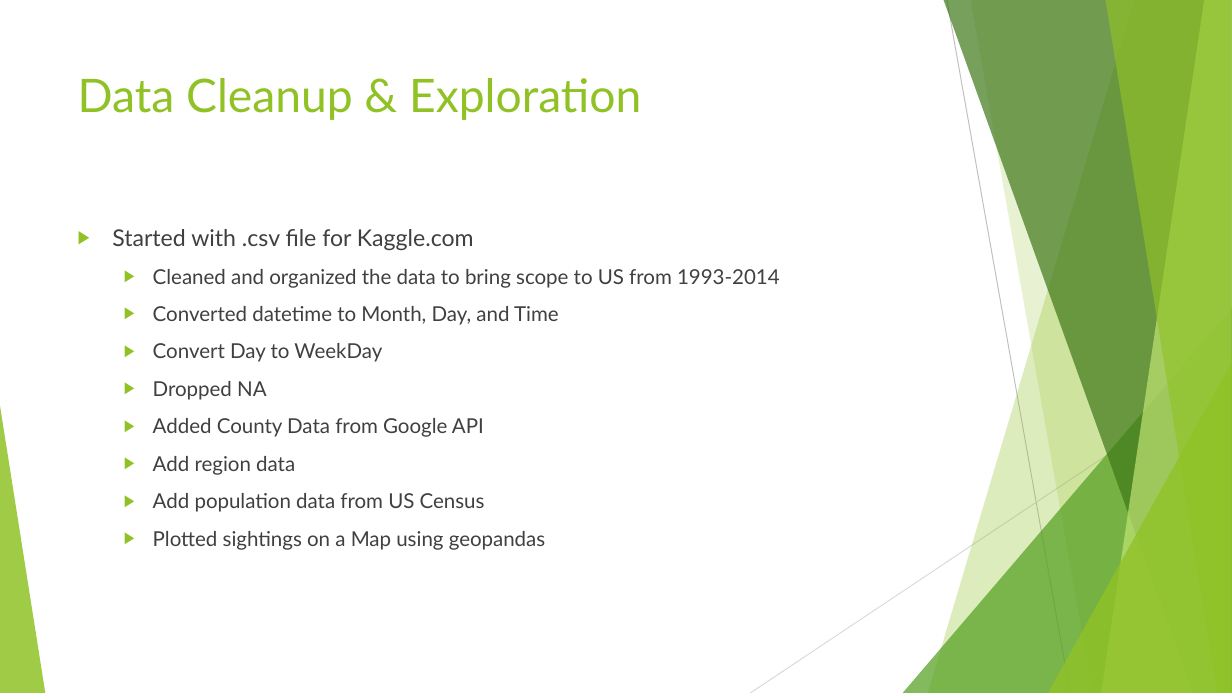
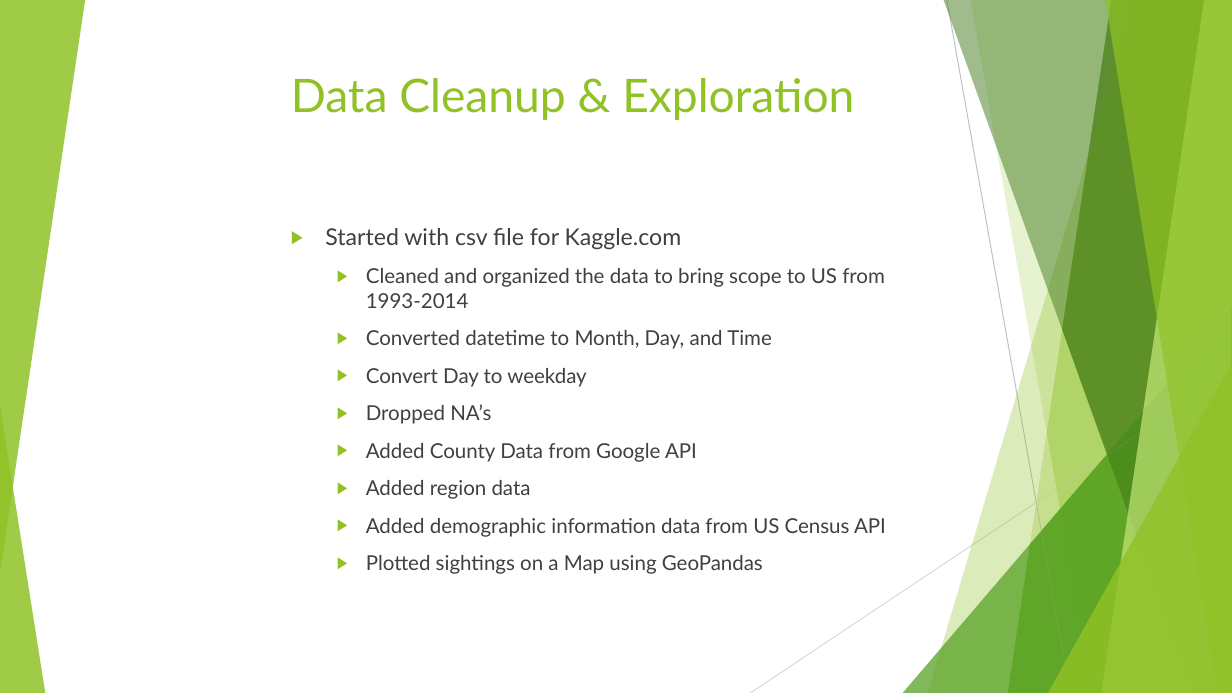
Before and after one commit to mmegancross/project-1-alien-analysis, a slide deck: slide 5 of I Believe An Alien Analysis.pptx. Drawn at 1232x693 pixels with LibreOffice and Linux fonts; fonts in the diff are those of the drawing; background and template pictures are left out. Boxes give left, top, right and bottom in pixels: in the first picture for what was removed or moved away, otherwise in the second. Text is boxed around its words. In the diff, an @@ line names an element or a change of style, - is before the commit and + after.

```diff
--- a/I Believe An Alien Analysis.pptx
+++ b/I Believe An Alien Analysis.pptx
@@ triangle added at bbox=[0, 0, 85, 573], fill #90C226 at 85% opacity @@
@@ parallelogram added at bbox=[165, 0, 1112, 693], fill #FFFFFF at 94% opacity @@
@@ freeform shape added at bbox=[928, 0, 1232, 693], fill #90C226 at 30% opacity @@
@@ freeform shape added at bbox=[944, 0, 1232, 693], fill #3F7819 at 47% opacity @@
@@ line removed from (947, 0) to (1070, 693) @@
@@ line added from (947, 0) to (1070, 693), #BFBFBF 0.75 pt @@
@@ freeform shape added at bbox=[970, 0, 1232, 693], fill #90C226 at 20% opacity @@
@@ freeform shape added at bbox=[1102, 0, 1232, 693], fill #C0E474 at 70% opacity @@
@@ freeform shape added at bbox=[1105, 0, 1232, 693], fill #90C226 at 65% opacity @@
@@ title "Data Cleanup & Exploration": place and size @@
-title "Data Cleanup & Exploration" at bbox=[78, 78, 641, 120]
+title "Data Cleanup & Exploration" at bbox=[291, 78, 854, 120]
@@ text "Started with csv file for ...": place and size @@
-text "Started with csv file for ..." at bbox=[112, 229, 780, 550]
+text "Started with csv file for ..." at bbox=[325, 228, 886, 574]
@@ text at bbox=[325, 228, 682, 249]: text changed @@
-▶ Started with .csv file for Kaggle.com
+▶ Started with csv file for Kaggle.com
@@ triangle added at bbox=[903, 308, 1232, 693], fill #54A021 at 72% opacity @@
@@ text at bbox=[366, 368, 586, 424]: text changed @@
-  ▶ Convert Day to WeekDay
-  ▶ Dropped NA
+  ▶ Convert Day to weekday
+  ▶ Dropped NA’s
@@ line removed from (1232, 372) to (750, 693) @@
@@ line added from (1232, 372) to (750, 693), #D9D9D9 0.75 pt @@
@@ triangle added at bbox=[1048, 363, 1232, 693], fill #90C226 at 80% opacity @@
@@ text at bbox=[366, 480, 886, 574]: text changed @@
-  ▶ Add region data
-  ▶ Add population data from US Census
-  ▶ Plotted sightings on a Map using geopandas
+  ▶ Added region data
+  ▶ Added demographic information data from US Census API
+  ▶ Plotted sightings on a Map using GeoPandas
```
Also in this commit, not shown: 7 other slides changed, 3 slides added, 8 slides removed, 5 other files.
